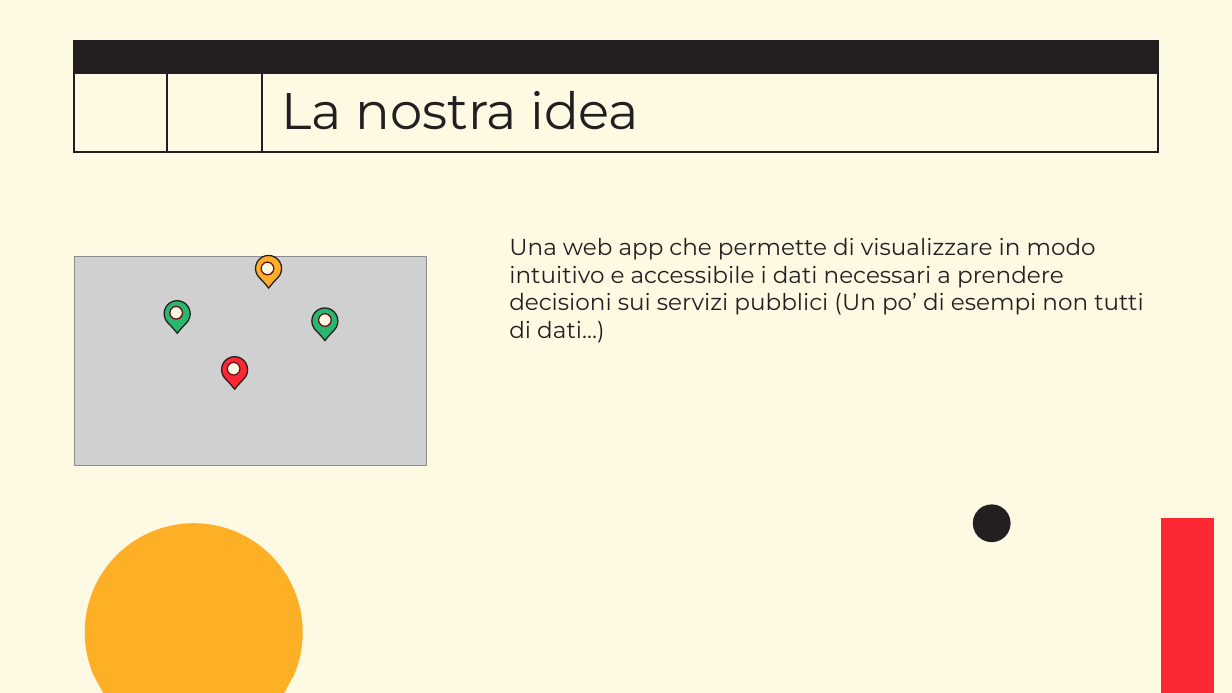
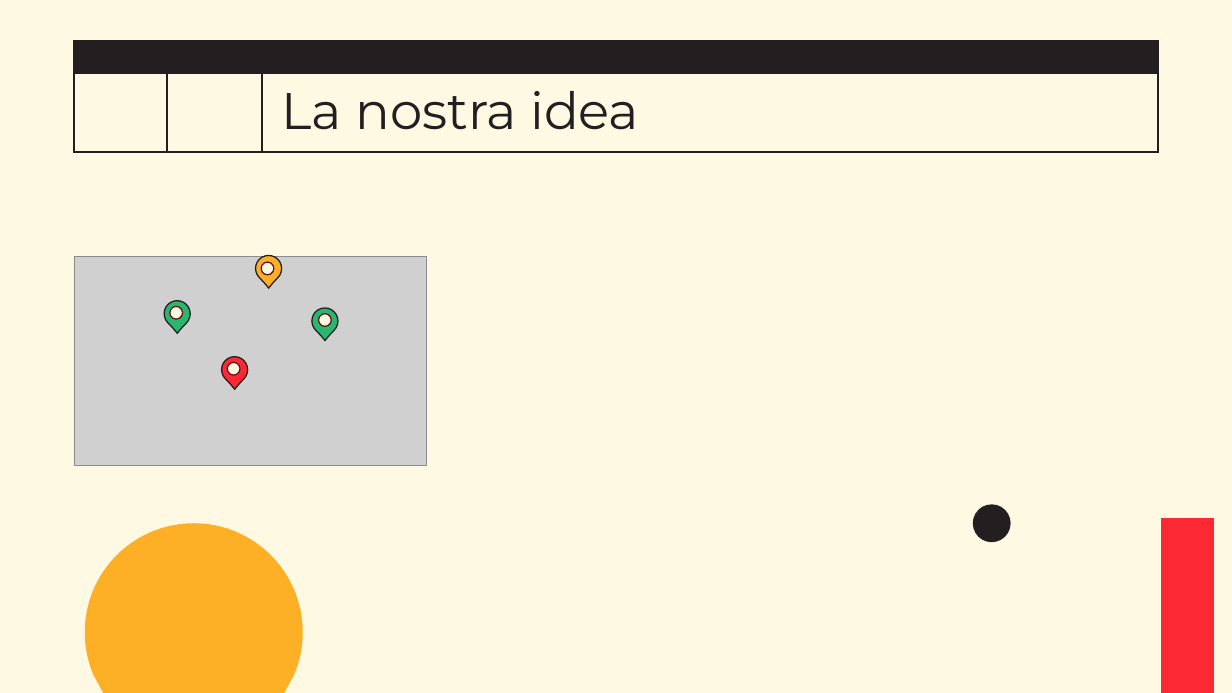
Before and after one commit to lucafano04/progettoIngenieriaSoftware, a slide deck: slide 3 of pitch.pptx. Drawn at 1232x693 pixels with LibreOffice and Linux fonts; fonts in the diff are those of the drawing; grey boxes stand for pictures; background and template pictures are left out. Boxes give left, top, right and bottom in pixels: in the first picture for what was removed or moved away, otherwise in the second. Text is boxed around its words. In the diff, an @@ line names an element or a change of style, - is before the commit and + after.

Commit message:
Modifiche parziali slide 3

```diff
--- a/pitch.pptx
+++ b/pitch.pptx
@@ text removed at bbox=[509, 238, 1144, 343] @@
-Una web app che permette di visualizzare in modo intuitivo e accessibile i dati necessari a prendere decisioni sui servizi pubblici (Un po’ di esempi non tutti di dati…)
```
Also in this commit, not shown: 1 slide added.
